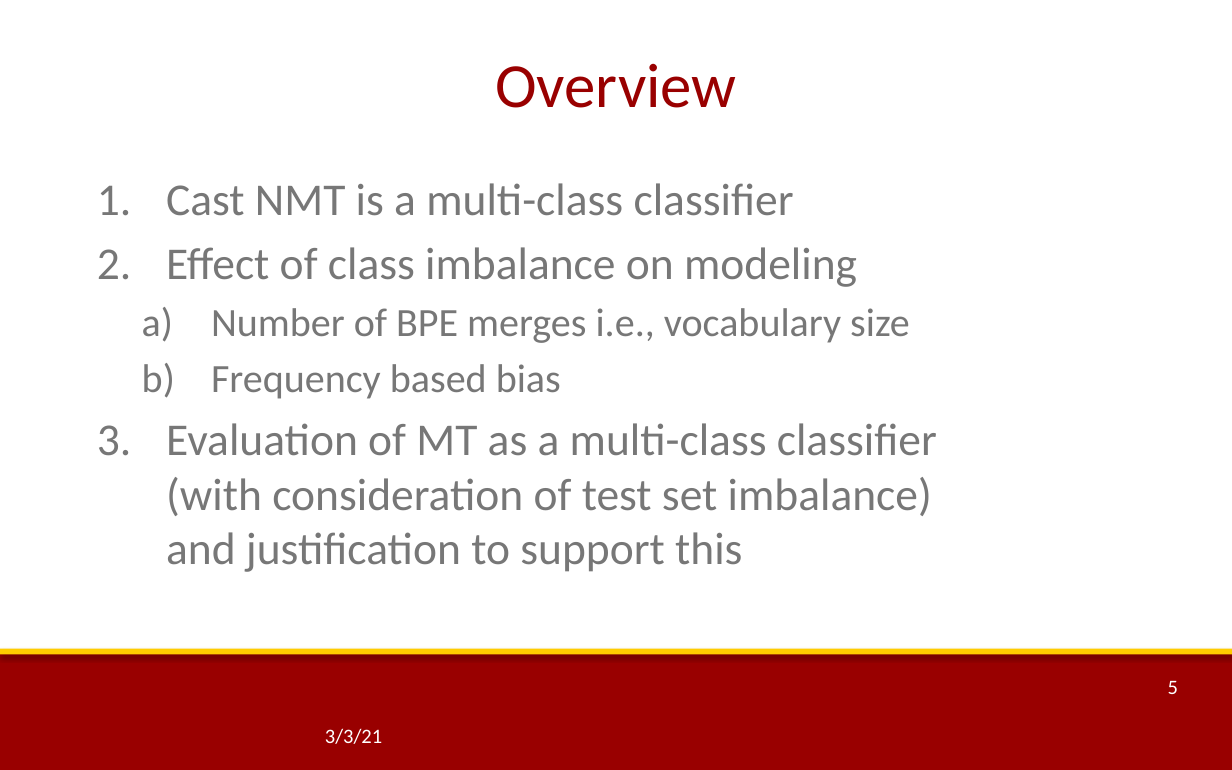
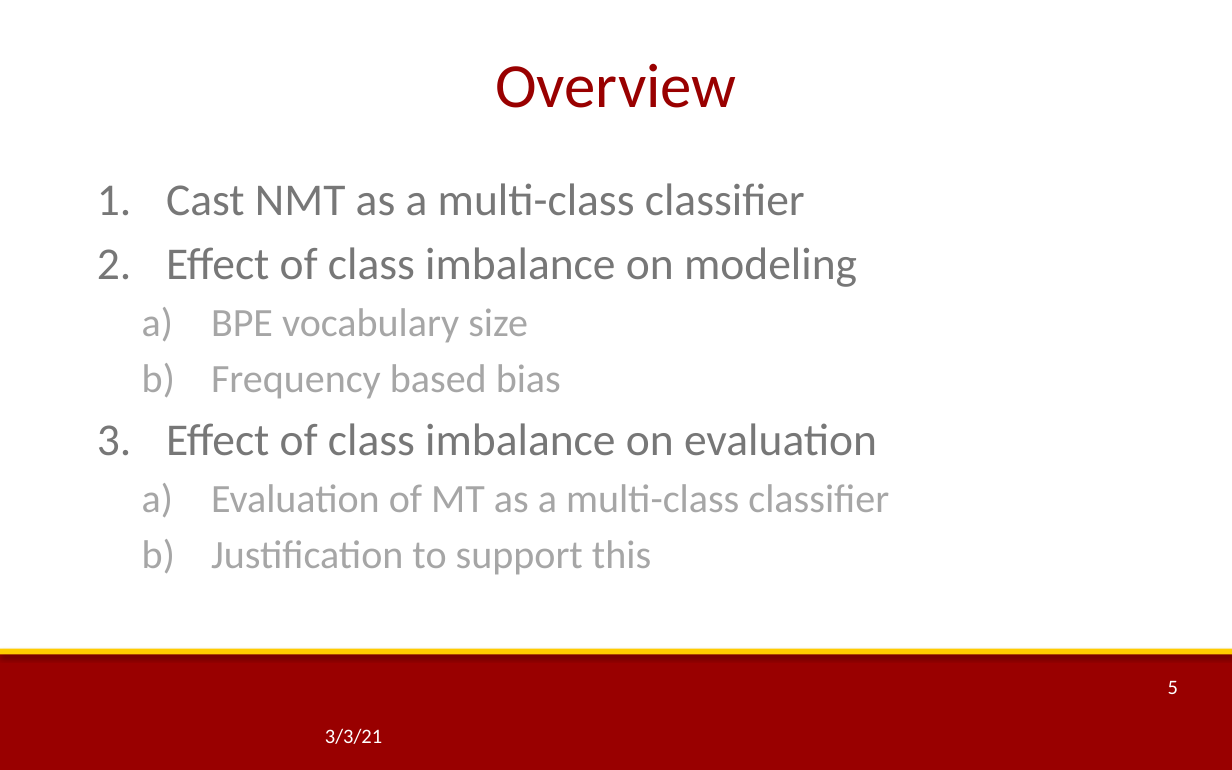
Before and after one commit to thammegowda/phd, a slide deck: slide 5 of quals-ppt/rev2-NMT-with-Imbalanced-Classes.pptx. Drawn at 1232x770 pixels with LibreOffice and Linux fonts; fonts in the diff are those of the drawing; background and template pictures are left out. Boxes give left, top, right and bottom in pixels: in the first picture for what was removed or moved away, otherwise in the second. Text is boxed around its words. In the diff, an @@ line names an element or a change of style, - is before the commit and + after.

```diff
--- a/quals-ppt/rev2-NMT-with-Imbalanced-Classes.pptx
+++ b/quals-ppt/rev2-NMT-with-Imbalanced-Classes.pptx
@@ text at (166, 183, 805, 216): text changed @@
-1. Cast NMT is a multi-class classifier
+1. Cast NMT as a multi-class classifier
@@ text at (211, 308, 528, 343): text changed; text colour #777777 to #A6A6A6 @@
-  a) Number of BPE merges i.e., vocabulary size
+  a) BPE vocabulary size
@@ text at (211, 364, 561, 399): text colour #777777 to #A6A6A6 in "Frequency based bias" @@
@@ text at (166, 423, 889, 575): text changed; size 26.7 to 23.3 pt; text colour #777777 to #A6A6A6 @@
-3. Evaluation of MT as a multi-class classifier
-   (with consideration of test set imbalance)
-   and justification to support this
+3. Effect of class imbalance on evaluation
+  a) Evaluation of MT as a multi-class classifier
+  b) Justification to support this
```
Also in this commit, not shown: 21 other slides changed, 3 slides added, 2 slides removed, 3 other files.
